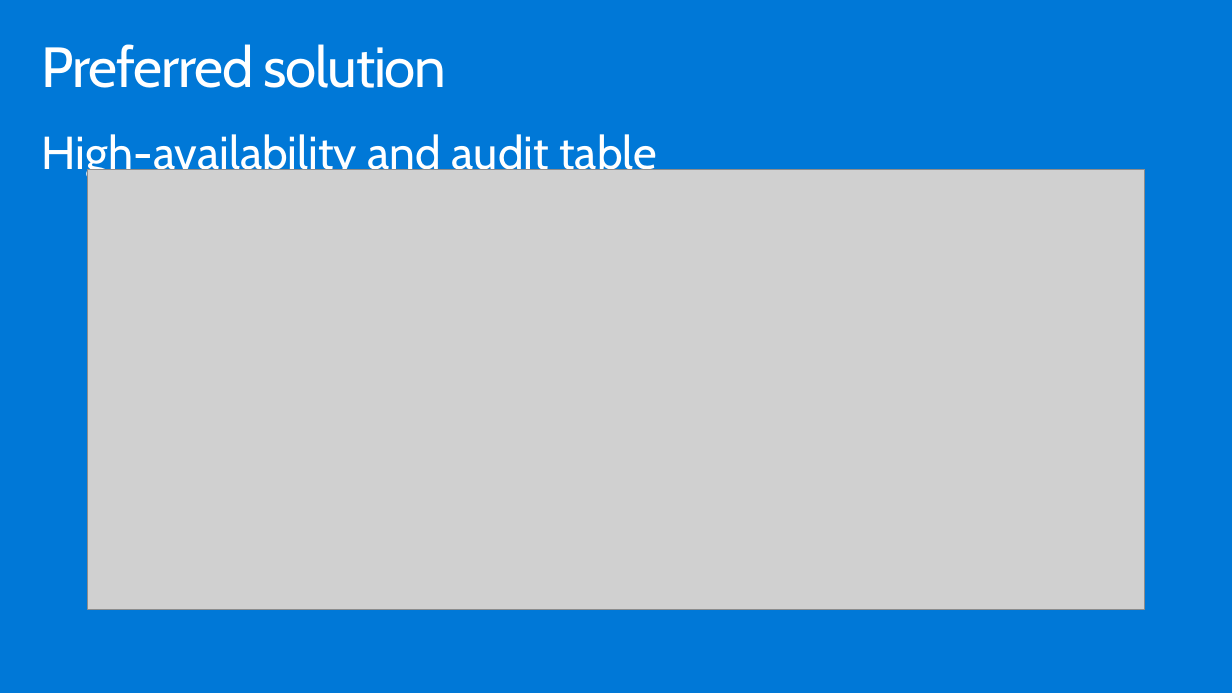
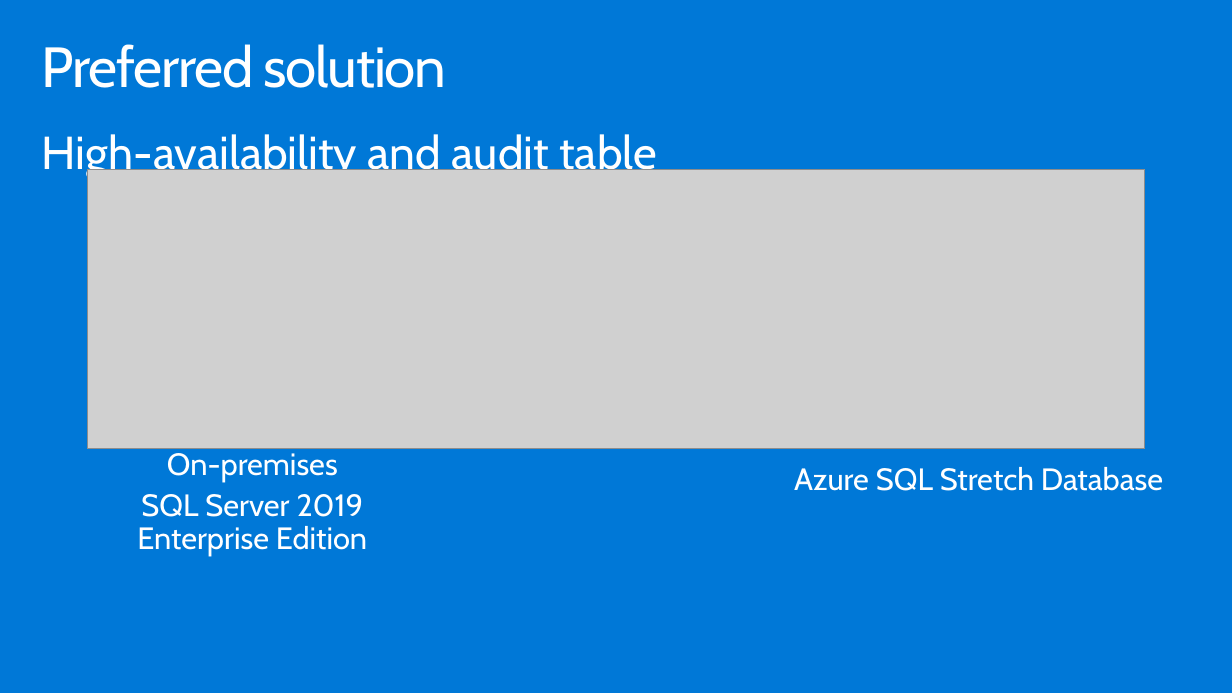
Before and after one commit to sumitmalik51/MCW-Migrating-Oracle-to-Azure-SQL-and-PostgreSQL, a slide deck: slide 21 of Whiteboard design session/WDS trainer presentation - Migrating Oracle to Azure SQL.pptx. Drawn at 1232x693 pixels with LibreOffice and Linux fonts; fonts in the diff are those of the drawing; grey boxes stand for pictures. Boxes give left, top, right and bottom in pixels: in the first picture for what was removed or moved away, otherwise in the second. Text is boxed around its words. In the diff, an @@ line names an element or a change of style, - is before the commit and + after.

Commit message:
Updated presentation.

```diff
--- a/Whiteboard design session/WDS trainer presentation - Migrating Oracle to Azure SQL.pptx
+++ b/Whiteboard design session/WDS trainer presentation - Migrating Oracle to Azure SQL.pptx
@@ picture: place and size @@
-picture at (87,169,1145,609)
+picture at (87,169,1145,449)
@@ text added at (137,453,367,556), 24 pt, text #FFFFFF @@
+On-premises
+SQL Server 2019 Enterprise Edition
@@ text added at (794,467,1163,491), 24 pt, text #FFFFFF @@
+Azure SQL Stretch Database
```
Also in this commit, not shown: 3 other slides changed.
